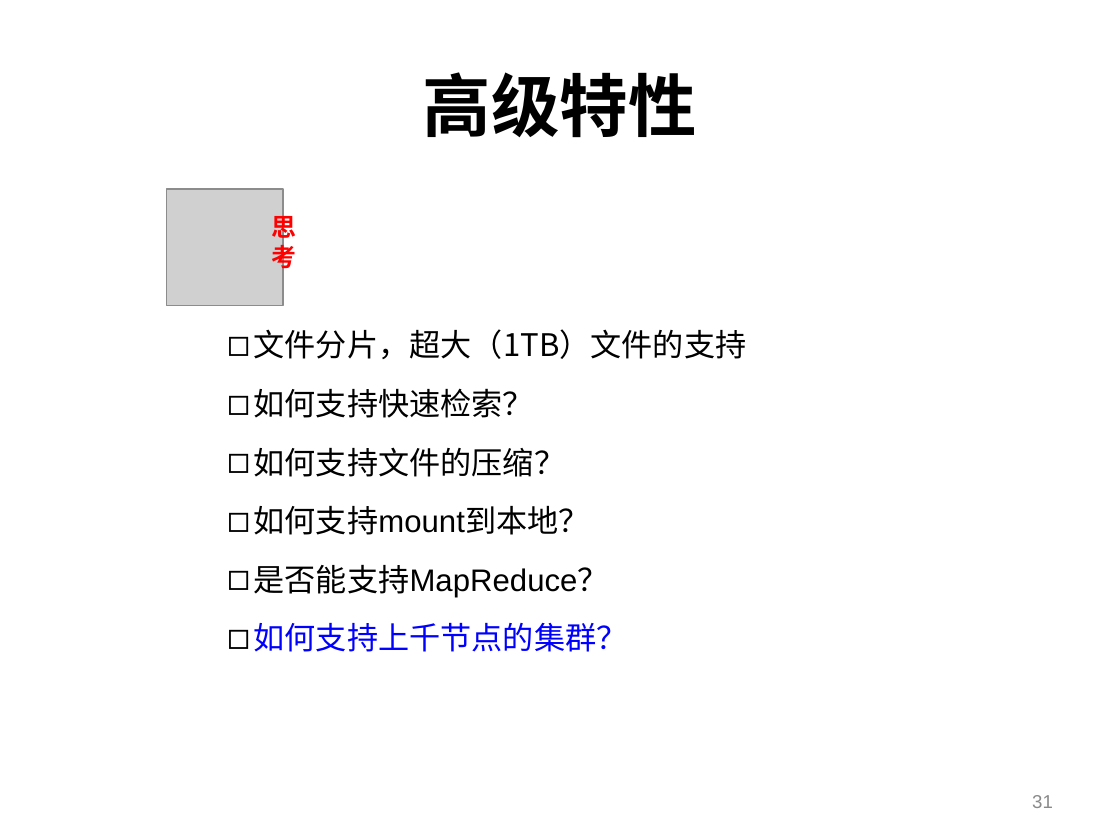
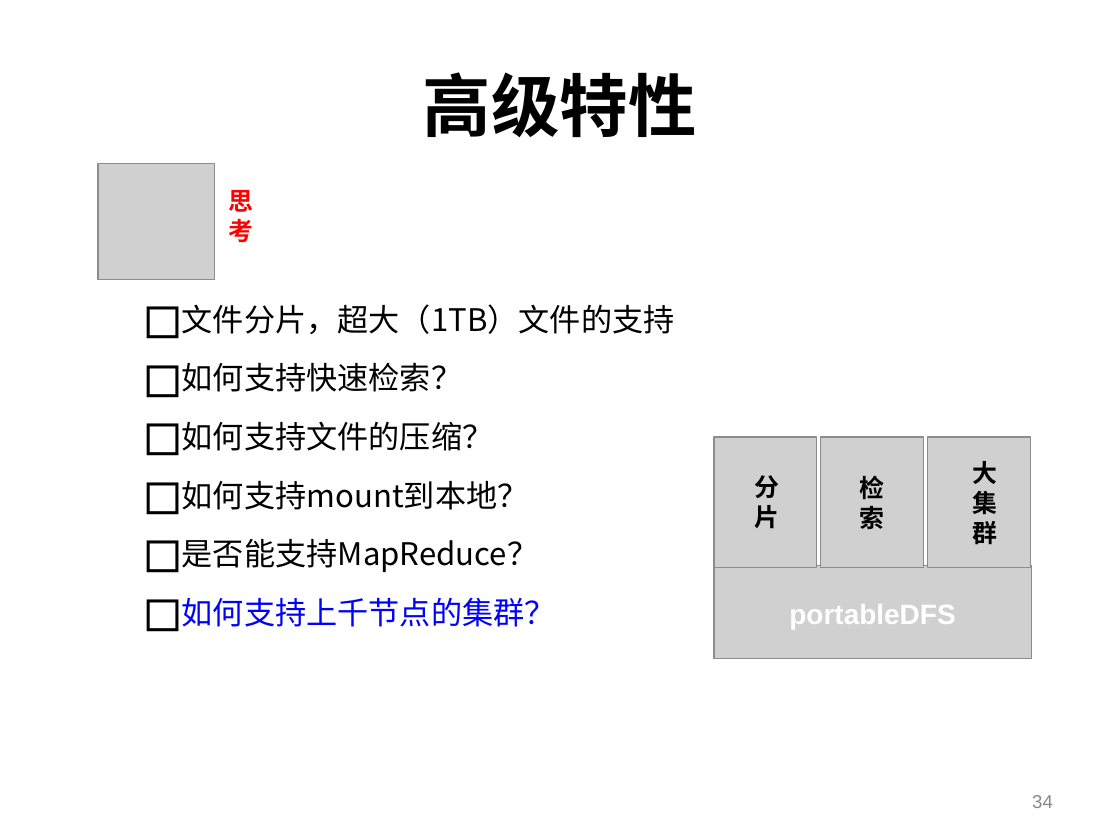
Before and after one commit to shtzr840329/mooon, a slide deck: slide 34 of applications/lightfs/doc/portableDFS-便携式分布式文件系统.ppt (slide 31 before the commit). Drawn at 1120x840 pixels with LibreOffice and Linux fonts; fonts in the diff are those of the drawing; grey boxes stand for pictures; background and template pictures are left out. Boxes give left, top, right and bottom in pixels: in the first picture for what was removed or moved away, otherwise in the second. Text is boxed around its words. In the diff, an @@ line names an element or a change of style, - is before the commit and + after.

```diff
--- a/applications/lightfs/doc/portableDFS-便携式分布式文件系统.ppt
+++ b/applications/lightfs/doc/portableDFS-便携式分布式文件系统.ppt
@@ picture: place and size @@
-picture at bbox=[167, 189, 283, 306]
+picture at bbox=[99, 164, 215, 280]
@@ text "思考" rewrapped from bbox=[272, 211, 297, 273] to bbox=[229, 190, 254, 243] @@
@@ text "文件分片，超大（1TB）文件的支持": place and size @@
-text "文件分片，超大（1TB）文件的支持" at bbox=[254, 329, 747, 359]
+text "文件分片，超大（1TB）文件的支持" at bbox=[182, 304, 675, 334]
@@ text "如何支持快速检索？": place and size @@
-text "如何支持快速检索？" at bbox=[254, 388, 534, 418]
+text "如何支持快速检索？" at bbox=[182, 362, 462, 392]
@@ text "如何支持文件的压缩？": place and size @@
-text "如何支持文件的压缩？" at bbox=[254, 447, 566, 477]
+text "如何支持文件的压缩？" at bbox=[182, 421, 494, 451]
@@ picture added at bbox=[715, 437, 818, 568] @@
@@ picture added at bbox=[821, 437, 924, 568] @@
@@ picture added at bbox=[927, 437, 1030, 568] @@
@@ font Arial to Noto Sans CJK SC in 4 elements at bbox=[182, 421, 494, 451], bbox=[182, 362, 462, 392], bbox=[182, 539, 539, 572], bbox=[182, 481, 529, 510] @@
@@ text "如何支持mount到本地？": place and size @@
-text "如何支持mount到本地？" at bbox=[254, 506, 590, 535]
+text "如何支持mount到本地？" at bbox=[182, 481, 529, 510]
@@ text added at bbox=[755, 475, 780, 529], 16 pt, text #000000, bold @@
+分片
@@ text added at bbox=[860, 475, 885, 529], 16 pt, text #000000, bold @@
+检索
@@ text added at bbox=[973, 461, 998, 544], 16 pt, text #000000, bold @@
+大集群
@@ text "是否能支持MapReduce？": place and size @@
-text "是否能支持MapReduce？" at bbox=[254, 565, 609, 598]
+text "是否能支持MapReduce？" at bbox=[182, 539, 539, 572]
@@ picture added at bbox=[715, 566, 1032, 659] @@
@@ text "如何支持上千节点的集群？": place and size @@
-text "如何支持上千节点的集群？" at bbox=[254, 623, 628, 652]
+text "如何支持上千节点的集群？" at bbox=[182, 598, 556, 627]
@@ text added at bbox=[789, 604, 955, 629], 18 pt, text #FFFFFF, bold @@
+portableDFS
@@ page number at bbox=[1032, 795, 1053, 808]: text changed @@
-31
+34
```
Also in this commit, not shown: 11 other slides changed, 8 slides added, 4 slides removed.
